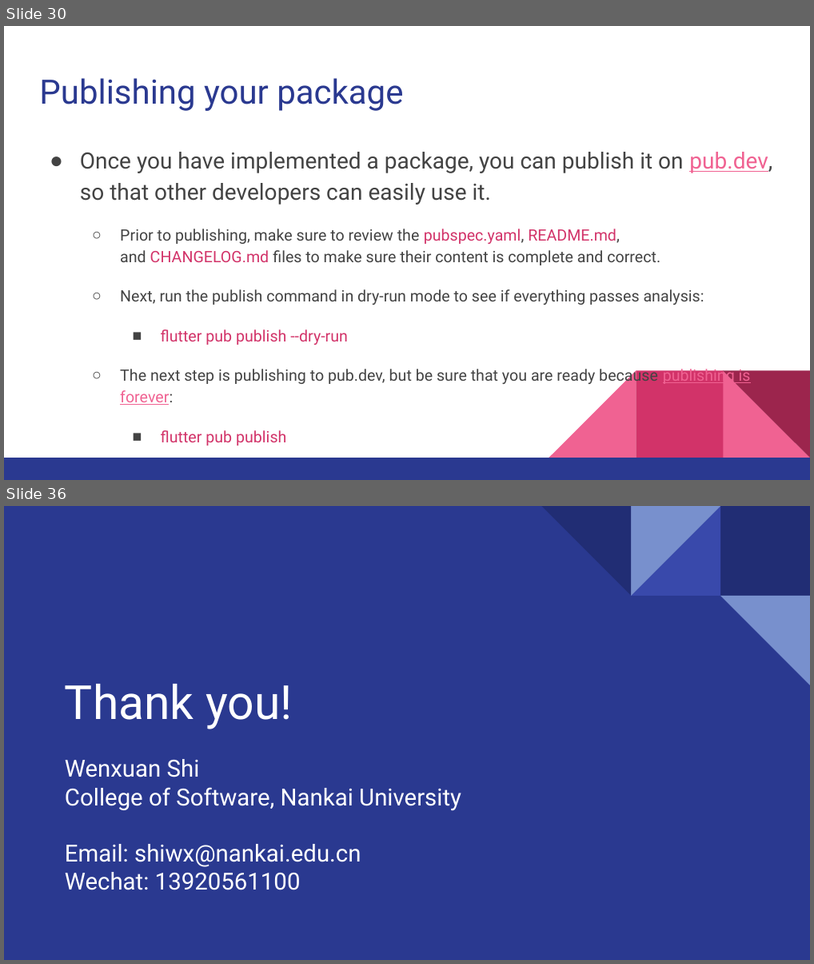
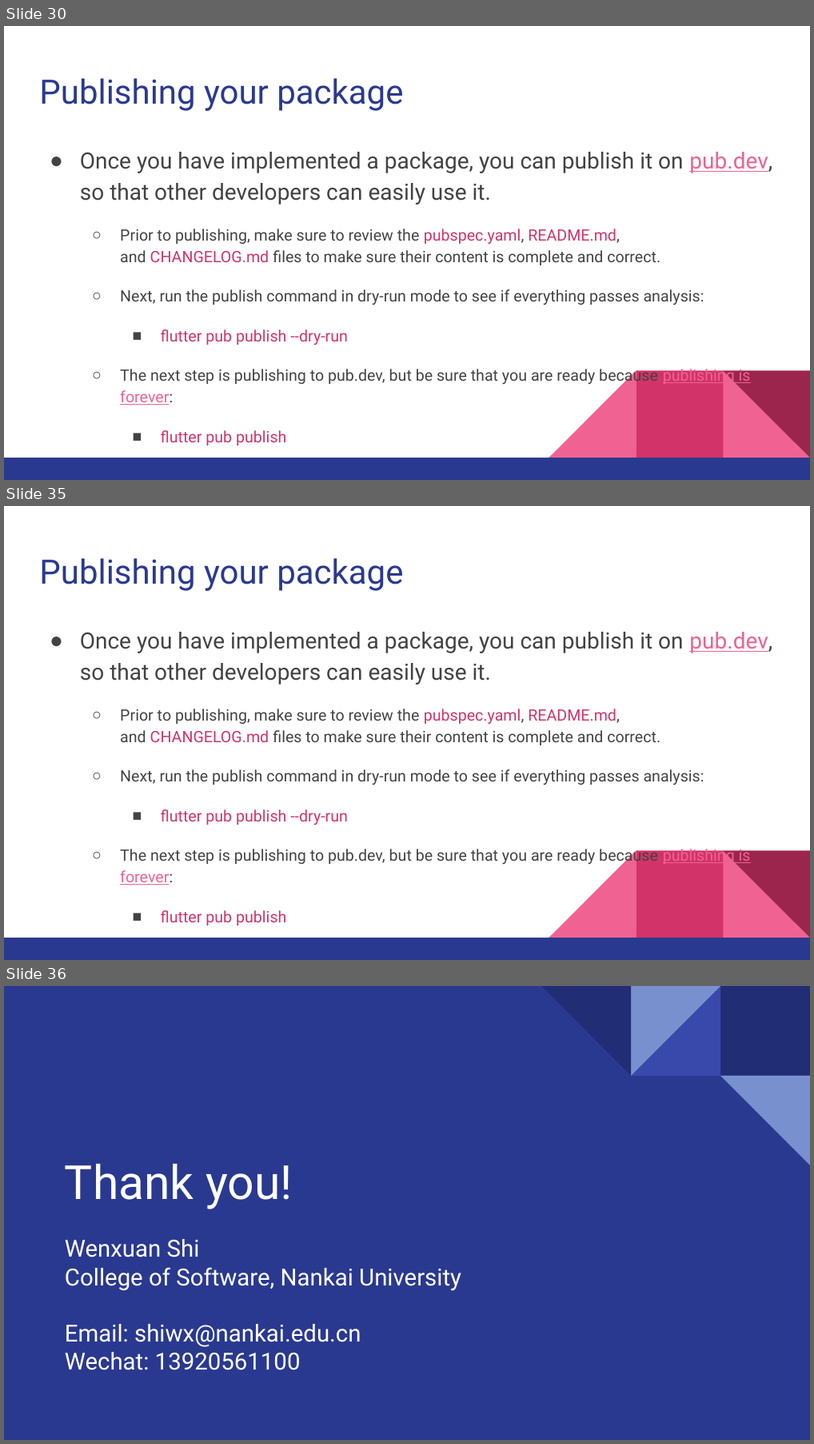
Before and after one commit to walkman617/Flutter2, a slide deck: Lecture/C06 Packages_Plugins.pptx. Shown one above the other, each under a label of ours: slides 30 and 36 before the commit, slides 30, 35 and 36 after it; the slides between them are not shown. The pictures are 814x964 and 814x1444 pixels, drawn with LibreOffice and Linux fonts; fonts in the diff are those of the drawing. Boxes give left, top, right and bottom in pixels: in the first picture for what was removed or moved away, otherwise in the second. Text is boxed around its words. In the diff, an @@ line names an element or a change of style, - is before the commit and + after.

```diff
--- a/Lecture/C06 Packages_Plugins.pptx
+++ b/Lecture/C06 Packages_Plugins.pptx
@@ slide 35 added at bbox=[4, 506, 810, 960], background #FFFFFF; not listed: 5 template elements that a slide beside it also shows @@
@@ title added at bbox=[39, 558, 403, 591], 30 pt, text #2A3990 @@
+Publishing your package
@@ text added at bbox=[80, 632, 773, 884], 14 pt, text #434343 @@
+● Once you have implemented a package, you can publish it on pub.dev, so that other developers can easily use it.
+  ○ Prior to publishing, make sure to review the pubspec.yaml, README.md, and CHANGELOG.md files to make sure their content is complete and correct.
+  ○ Next, run the publish command in dry-run mode to see if everything passes analysis:
+    ■ flutter pub publish --dry-run
+  ○ The next step is publishing to pub.dev, but be sure that you are ready because publishing is forever:
+    ■ flutter pub publish
```
Also in this commit, not shown: 6 slides changed, 3 other slides added, 4 slides removed.
